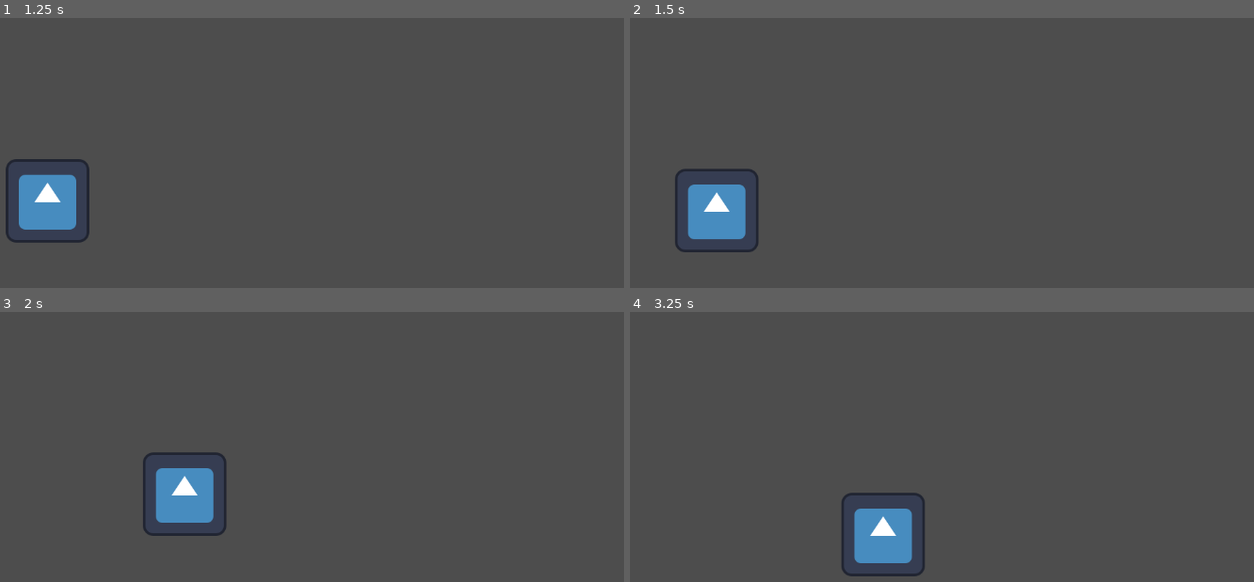
Above: before the commit, frames 1-4 (two rows, left to right).
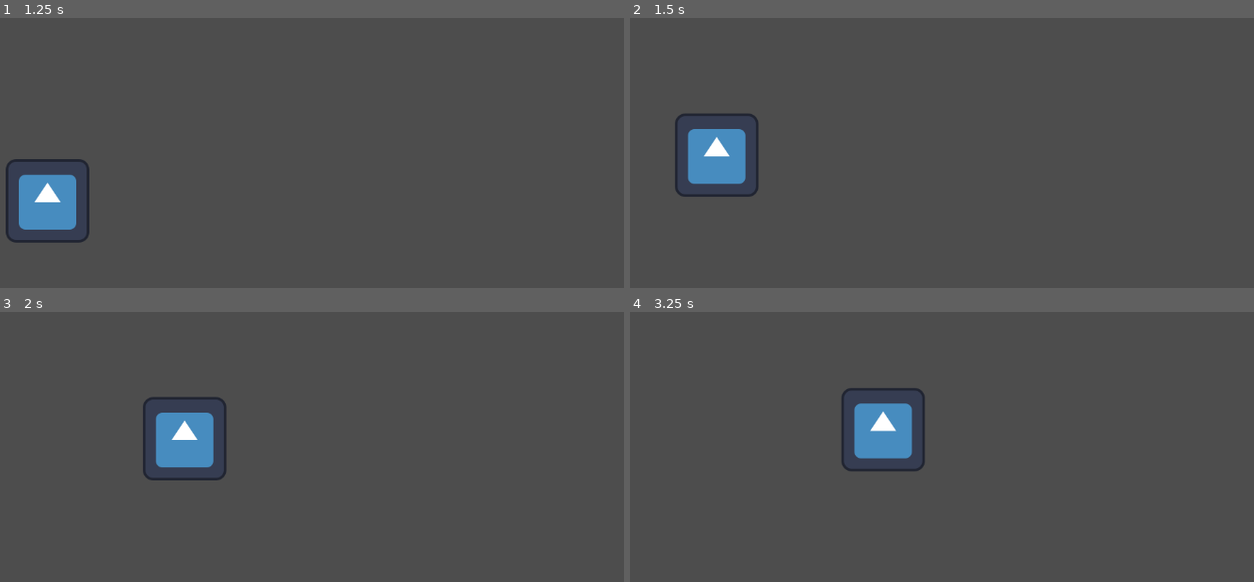
Above: after the commit, the same moments.

Repository: alandarryl/godot-freecodecamp-tuto
Game: Godot game, scene res://scenes/menu.tscn
The game is run twice, just before and just after one commit, with the same random seed, the same clock (stepped at 60 frames per second) and the same inputs. The engine's default icon, where the game draws it, is replaced by a stand-in: a white triangle on a blue panel in a dark square.
Inputs:
- Up to frame 1 (1.25 s): click "play" at 0.5 s
- Up to frame 2 (1.5 s): tap Enter (ui_accept) at 1.25, 1.35 s; hold Right (ui_right) from 1.28 s (still down)
- Up to frame 3 (2 s): keep holding Right (ui_right); tap Enter (ui_accept) at 1.52, 1.82 s
- Up to frame 4 (3.25 s): tap Enter (ui_accept) at 2.1, 2.27, 2.57, 2.85 s; release Right (ui_right) at 2.78 s; hold Left (ui_left) from 2.78 s (still down)

Frame 1 is identical in both runs. In frame 2, 4.5% of the frame differs, in the area x 7-21%, y 35-87%; in frame 3, 4.5%; in frame 4, 4.8%, in the area x 33-48%, y 28-98%.

Commit message:
impliment double jump

Diff:
--- a/scenes/player.gd
+++ b/scenes/player.gd
@@ -3,6 +3,8 @@
 
 const SPEED = 300.0
 const JUMP_VELOCITY = -400.0
+var initial_jump_count = 2
+var jump_count = 2
 
 # Get the gravity from the project settings to be synced with RigidBody nodes.
 var gravity = ProjectSettings.get_setting("physics/2d/default_gravity")
@@ -12,10 +14,15 @@
 	# Add the gravity.
 	if not is_on_floor():
 		velocity.y += gravity * delta
+	else:
+		jump_count = initial_jump_count
 
 	# Handle jump.
-	if Input.is_action_just_pressed("ui_accept") and is_on_floor():
-		velocity.y = JUMP_VELOCITY
+	if Input.is_action_just_pressed("ui_accept"):
+		if  jump_count > 0 or is_on_floor():
+			velocity.y = JUMP_VELOCITY
+			jump_count -= 1
+			print(jump_count)
 
 	# Get the input direction and handle the movement/deceleration.
 	# As good practice, you should replace UI actions with custom gameplay actions.
